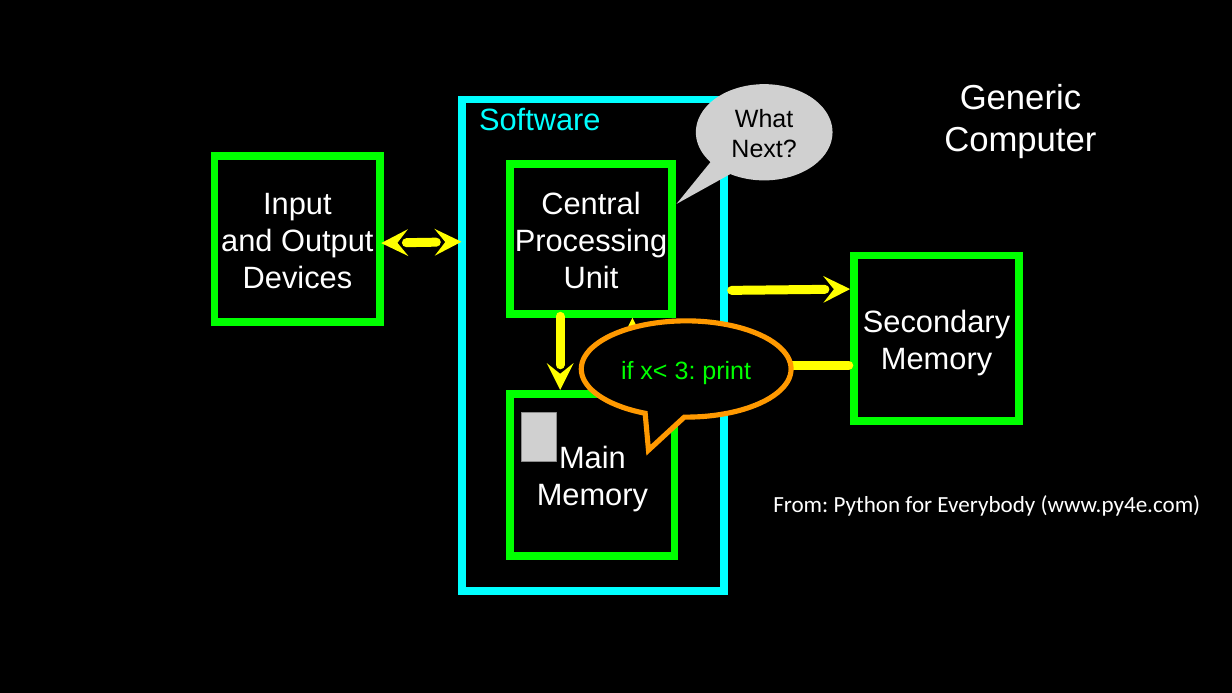
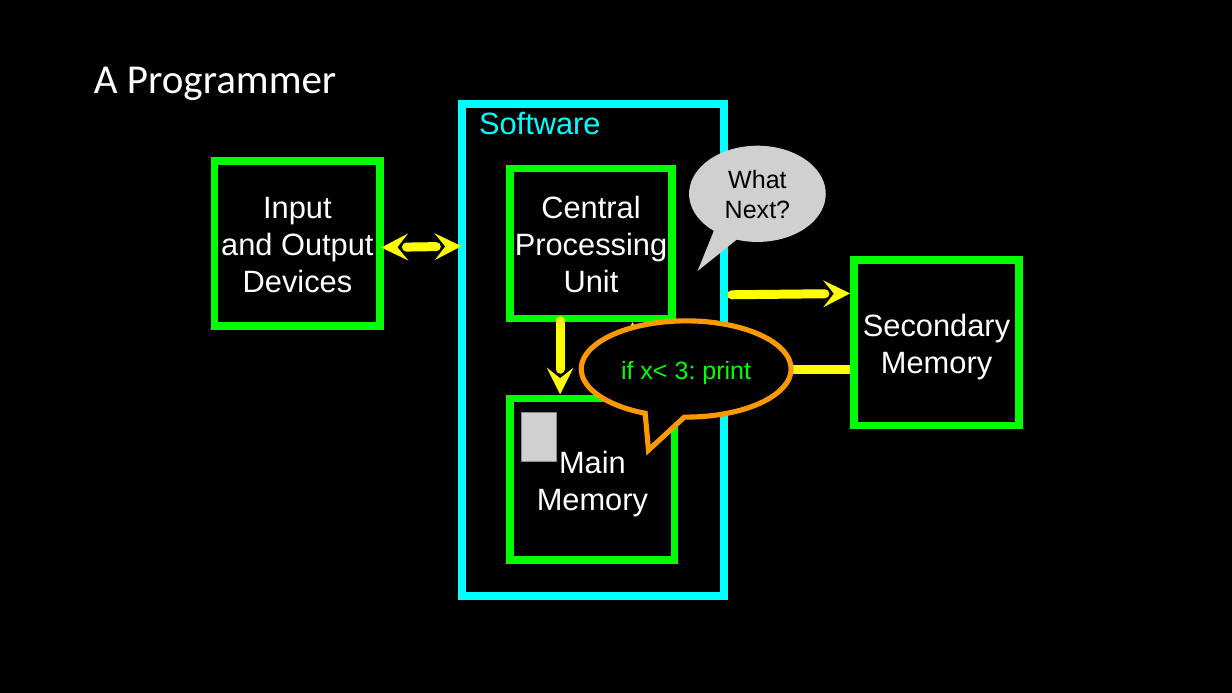
Before and after one commit to csev/ca4e, a slide deck: slide 6 of lectures/04-DigitalLogic.pptx. Drawn at 1232x693 pixels with LibreOffice and Linux fonts; fonts in the diff are those of the drawing; grey boxes stand for pictures. Boxes give left, top, right and bottom in pixels: in the first picture for what was removed or moved away, otherwise in the second. Text is boxed around its words. In the diff, an @@ line names an element or a change of style, - is before the commit and + after.

```diff
--- a/lectures/04-DigitalLogic.pptx
+++ b/lectures/04-DigitalLogic.pptx
@@ title added at [94,66,336,100], 32 pt, text #FFFFFF @@
+A Programmer
@@ text removed at [944,84,1096,158] @@
-Generic
-Computer
@@ picture "What": place and size @@
-picture "What" at [696,84,833,180]
+picture "What" at [689,146,826,242]
@@ 5 rectangles, 4 arrows, 1 double arrow: place and size @@
-5 rectangles, 4 arrows, 1 double arrow at [214,100,1019,592]
+5 rectangles, 4 arrows, 1 double arrow at [214,104,1019,596]
@@ text removed at [773,495,1201,516] @@
-From: Python for Everybody (www.py4e.com)
```
Also in this commit, not shown: 10 other slides changed, 2 other files.
